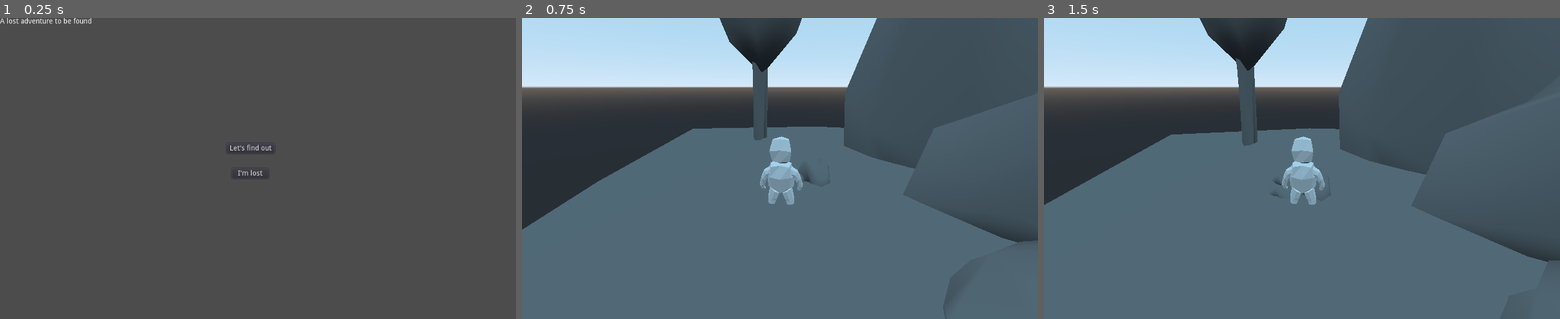
Above: before the commit, frames 1-3 (left to right).
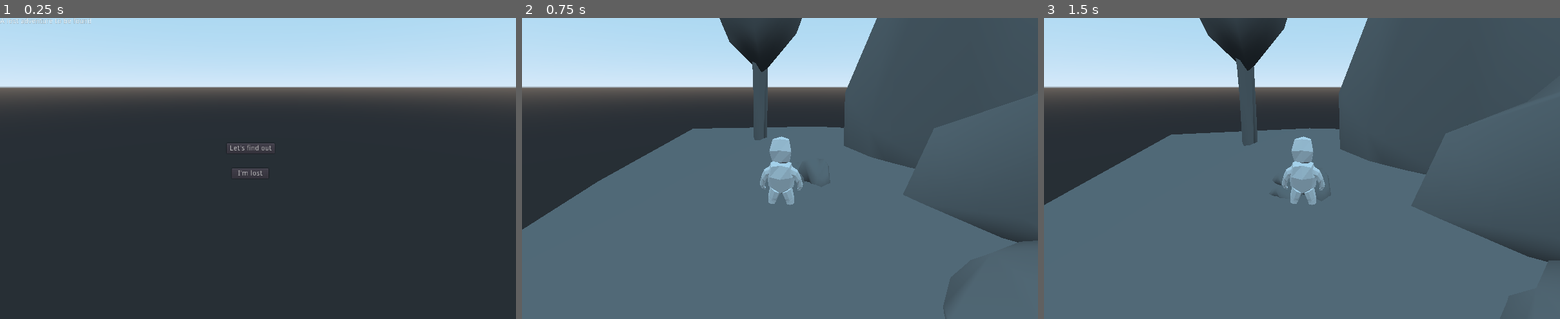
Above: after the commit, the same moments.

Repository: freskoulix/ggj-2021
Game: Godot game, scene res://scenes/RootScene.tscn
The game is run twice, just before and just after one commit, with the same random seed, the same clock (stepped at 60 frames per second) and the same inputs. Before the commit the project starts from res://scenes/MainMenu.tscn.
Inputs (mouse positions are in pixels of both pictures, inside the frame that each line leads up to):
- Up to frame 1 (0.25 s): no input
- Up to frame 2 (0.75 s): click "Let's find out" at 0.5 s
- Up to frame 3 (1.5 s): tap Enter at 1.25 s; move the mouse to (1327, 168) at 1.27 s; hold W from 1.28 s (still down)

The runs differ from the first frame. In frame 1, 93% of the frame differs, in the area x 0-100%, y 0-100%; in frame 2, nothing differs; in frame 3, nothing differs.

Commit message:
Keeping state when transitioning from MainMenu into MainScene and back

Diff:
--- a/project.godot
+++ b/project.godot
@@ -16,7 +16,7 @@
 [application]
 
 config/name="GGJ-2021"
-run/main_scene="res://scenes/MainMenu.tscn"
+run/main_scene="res://scenes/RootScene.tscn"
 config/icon="res://icon.png"
 
 [rendering]
--- a/scenes/MainScene.tscn
+++ b/scenes/MainScene.tscn
@@ -1,11 +1,16 @@
-[gd_scene load_steps=5 format=2]
+[gd_scene load_steps=6 format=2]
 
 [ext_resource path="res://assets/Merged_Recovered_Tool.fbx" type="PackedScene" id=1]
 [ext_resource path="res://default_env.tres" type="Environment" id=2]
 [ext_resource path="res://assets/char_05.obj" type="ArrayMesh" id=3]
 [ext_resource path="res://scripts/Character.gd" type="Script" id=4]
 
+[sub_resource type="GDScript" id=1]
+script/source = "extends Spatial
+"
+
 [node name="MainScene" type="Spatial"]
+script = SubResource( 1 )
 
 [node name="WorldEnvironment" type="WorldEnvironment" parent="."]
 environment = ExtResource( 2 )
--- /dev/null
+++ b/scenes/RootScene.tscn
@@ -0,0 +1,6 @@
+[gd_scene load_steps=2 format=2]
+
+[ext_resource path="res://scripts/RootScene.gd" type="Script" id=1]
+
+[node name="RootScene" type="Node"]
+script = ExtResource( 1 )
--- a/scripts/Exit.gd
+++ b/scripts/Exit.gd
@@ -1,7 +1,6 @@
 extends Button
 
 func _ready():
-	Input.set_mouse_mode(Input.MOUSE_MODE_VISIBLE)
 	self.connect("pressed", self, "_exit_pressed")
 
 func _exit_pressed():
--- /dev/null
+++ b/scripts/RootScene.gd
@@ -0,0 +1,26 @@
+extends Node
+
+onready var mainMenu = preload("res://scenes/MainMenu.tscn").instance()
+onready var mainScene = preload("res://scenes/MainScene.tscn").instance()
+onready var rootScene = get_tree().get_current_scene()
+
+var isGameRunning = false
+
+func _ready():
+	Input.set_mouse_mode(Input.MOUSE_MODE_VISIBLE)
+	rootScene.add_child(mainMenu)
+	mainScene.hide()
+	rootScene.add_child(mainScene)
+
+func _process(delta):
+	if Input.is_key_pressed(KEY_ESCAPE):
+		mainScene.hide()
+		mainMenu.show()
+		Input.set_mouse_mode(Input.MOUSE_MODE_VISIBLE)
+		isGameRunning = false
+
+func start_game():
+	mainMenu.hide()
+	mainScene.show()
+	Input.set_mouse_mode(Input.MOUSE_MODE_CAPTURED)
+	isGameRunning = true
--- a/scripts/Start.gd
+++ b/scripts/Start.gd
@@ -1,8 +1,7 @@
 extends Button
 
 func _ready():
-	Input.set_mouse_mode(Input.MOUSE_MODE_VISIBLE)
 	self.connect("pressed", self, "_start_pressed")
 
 func _start_pressed():
-	get_tree().change_scene("res://scenes/MainScene.tscn")
+	get_tree().get_current_scene().start_game()
--- a/scripts/character.gd
+++ b/scripts/character.gd
@@ -4,15 +4,18 @@
 const MOUSE_SENS = 0.002
 
 onready var scene = get_tree().get_current_scene()
-onready var character = scene.get_node('Character')
-
-func _ready():
-	Input.set_mouse_mode(Input.MOUSE_MODE_CAPTURED)
+onready var character = scene.mainScene.get_node('Character')
 
 func _process(delta):
+	if not scene.isGameRunning:
+		return
+
 	keyboard_handler()
 
 func _input(event):
+	if not scene.isGameRunning:
+		return
+
 	if event is InputEventMouseMotion:
 		mouse_handler(event)
 
@@ -20,9 +23,6 @@
 		OS.window_fullscreen = !OS.window_fullscreen
 
 func keyboard_handler():
-	if Input.is_key_pressed(KEY_ESCAPE):
-		get_tree().change_scene("res://scenes/MainMenu.tscn")
-
 	if Input.is_key_pressed(KEY_W):
 		var pos = Vector3(0, 0, -KEYBOARD_SENS)
 		character.translate(pos)
